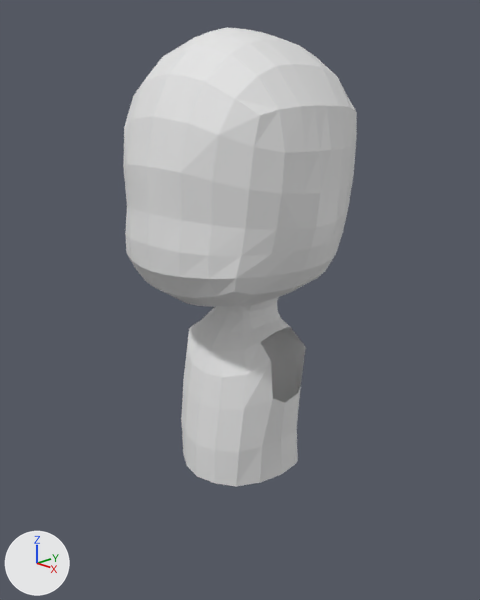
The Blender file blender/personaje.blend: old version first, new version second.
Camera for both pictures: a camera (50 mm lens) standing at (4.11, -3.84, 3.68) and looking at (-0.03, 0.05, 1.82). Lighting does not change. The marker at lower left points along +X, +Y and +Z.
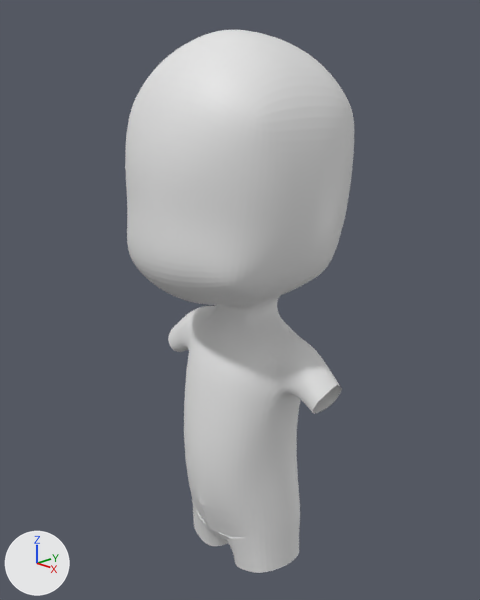
Where the change shows, as pixel boxes (x1, y1, x2, y2) in the pictures (480 x 600 px):
'Plane', reshaped, modifiers changed (18% taller)
    before: (123, 27, 357, 486)
    after: (125, 30, 354, 573)
part 1 of me_plane, built on
    before: (181, 292, 306, 486)
    after: (168, 290, 342, 573)

The change in detail:
me_plane is used by ob_plane; location (0.0, 0.0, 0.0).
me_plane had 257 vertices, 225 faces, 1 loose edge and spanned x 0.0..0.96, y -0.94..0.95, z 0.27..4.08.
me_plane now has 378 vertices, 343 faces and spans x 0.0..1.03, y -0.94..0.95, z -0.77..4.08.
Part 1, on me_plane:
3 vertices are removed from x 0.41..0.58, y 0.01..0.35, z 1.03..1.06.
66 faces are deleted.
1 loose edge is deleted.
8 vertices move from x 0.38..0.56, y -0.52..0.38, z 0.28..2.03 to x 0.38..0.56, y -0.52..0.37, z 0.28..2.06.
124 vertices are added at x 0.0..1.03, y -0.47..0.53, z -0.77..1.62.
184 new faces join them.
Object 'Plane' (ob_plane) gains a SUBSURF modifier named 'Subdivision'.
Modifier setting: levels = 0.
